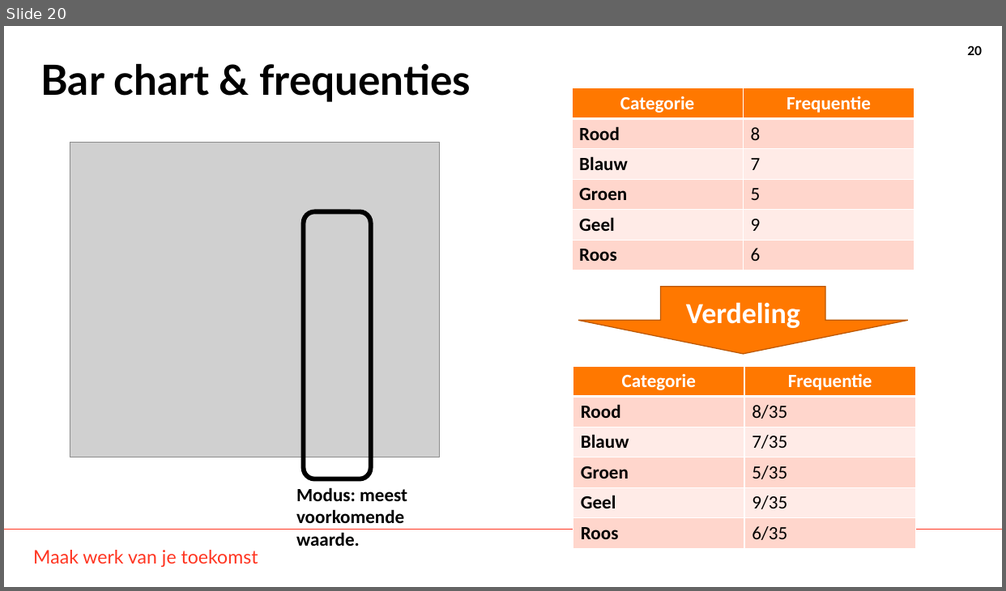
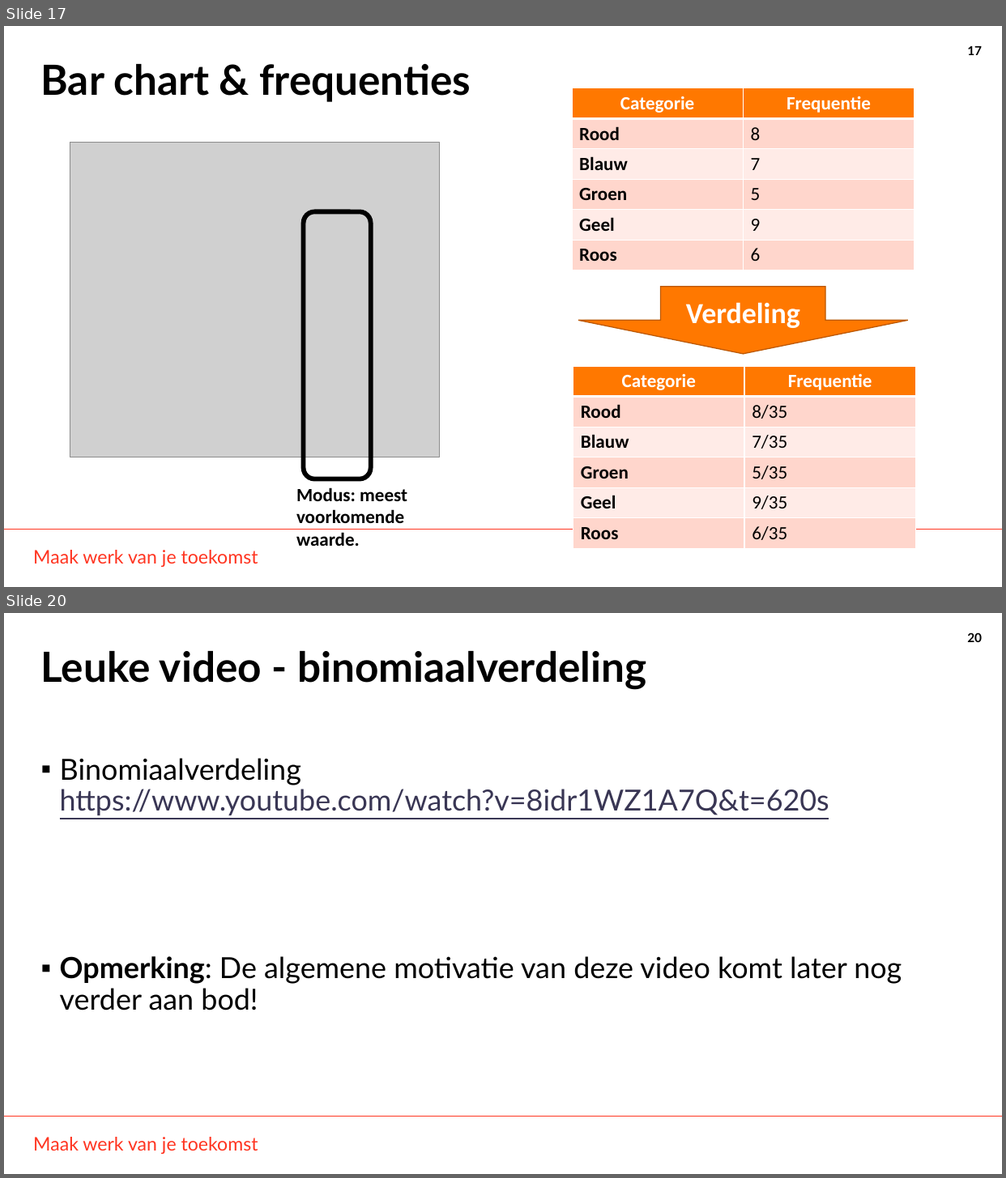
Before and after one commit to THellemans/data-science-syntra-ab, a slide deck: 06 statistiek/04 Numerieke data verdelingen verkennen/04 Numerieke data verdelingen verkennen.pptx. Shown one above the other, each under a label of ours: slide 20 before the commit, slides 17 and 20 after it; the slides between them are not shown. The pictures are 1006x591 and 1006x1178 pixels, drawn with LibreOffice and Linux fonts; fonts in the diff are those of the drawing; grey boxes stand for pictures; background and template pictures are left out. Boxes give left, top, right and bottom in pixels: in the first picture for what was removed or moved away, otherwise in the second. Text is boxed around its words. In the diff, an @@ line names an element or a change of style, - is before the commit and + after.

```diff
--- a/06 statistiek/04 Numerieke data verdelingen verkennen/04 Numerieke data verdelingen verkennen.pptx
+++ b/06 statistiek/04 Numerieke data verdelingen verkennen/04 Numerieke data verdelingen verkennen.pptx
@@ slide 20 added at bbox=[4, 613, 1002, 1174], background #FFFFFF; not listed: 3 template elements that a slide beside it also shows @@
@@ title added at bbox=[41, 651, 647, 690], 40 pt, text #000000, bold @@
+Leuke video - binomiaalverdeling
@@ text added at bbox=[60, 758, 901, 1011], 28 pt, text #000000 @@
+▪ Binomiaalverdeling
+  https://www.youtube.com/watch?v=8idr1WZ1A7Q&t=620s
+▪ Opmerking: De algemene motivatie van deze video komt later nog verder aan bod!
@@ what was slide 20 is now slide 17 @@
@@ page number at bbox=[967, 46, 982, 55]: text changed @@
-20
+17
```
Also in this commit, not shown: 13 slides changed, 11 other slides added, 3 slides removed, 29 other files.
